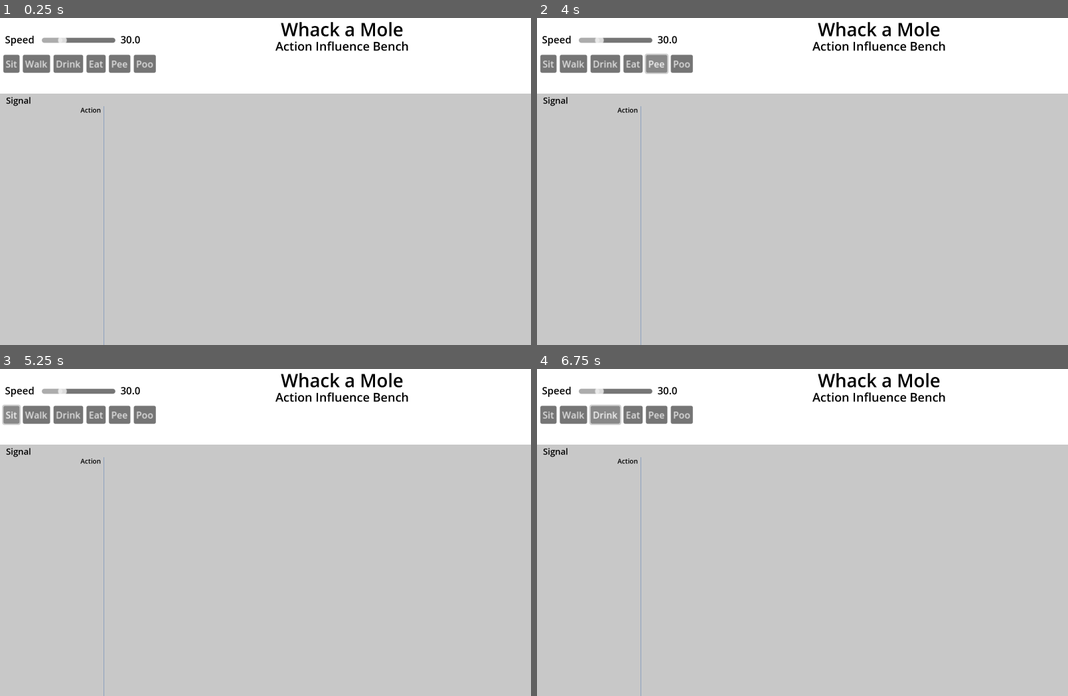
Above: before the commit, frames 1-4 (two rows, left to right).
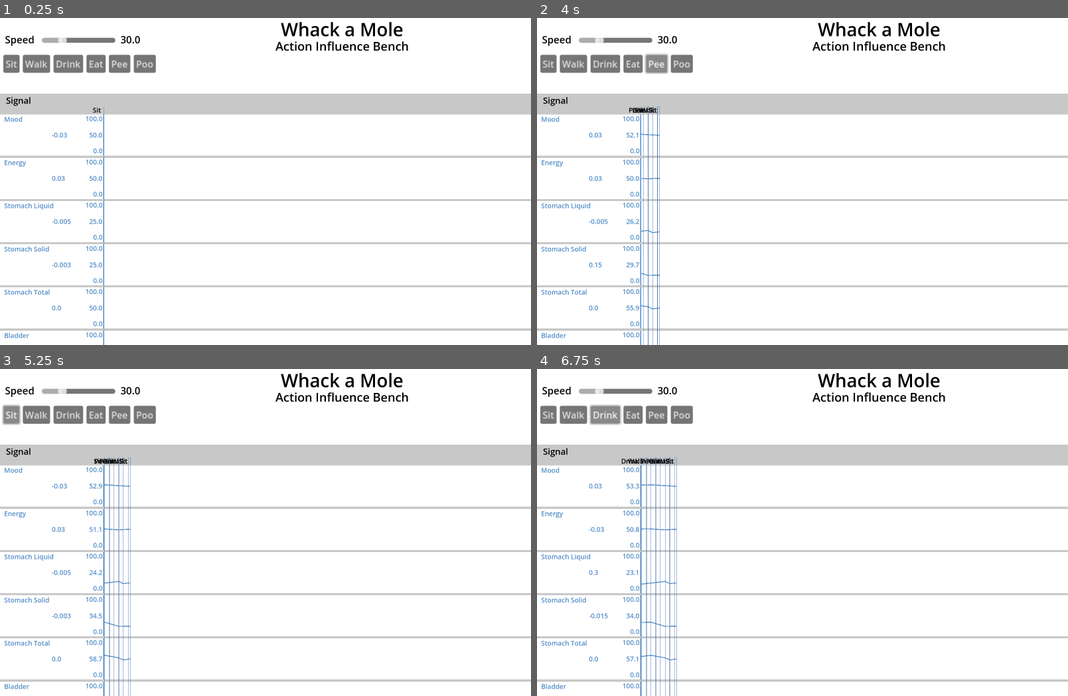
Above: after the commit, the same moments.

Repository: steampunkmind/mitw-action-influence-bench
Game: Godot game, scene res://bench.tscn
Two runs of this game, one before a commit and one after it. Both use one fixed random seed, a clock stepped at 60 frames per second and the inputs below.
Inputs:
- Up to frame 1 (0.25 s): no input
- Up to frame 2 (4 s): click "Sit" at 0.5 s; click "Walk" at 1.25 s; click "Drink" at 2 s; click "Eat" at 2.75 s; click "Pee" at 3.5 s
- Up to frame 3 (5.25 s): click "Poo" at 4.25 s; click "Sit" at 5 s
- Up to frame 4 (6.75 s): click "Walk" at 5.75 s; click "Drink" at 6.5 s

The runs differ from the first frame. In frame 1, 68% of the frame differs, in the area x 0-100%, y 27-100%; in frame 2, 68%; in frame 3, 68%; in frame 4, 68%, in the area x 0-100%, y 26-100%.
Error before the commit: Parse Error: There is already a variable named "result" declared in this scope. (res://signal_graph.gd:86)

Commit message:
Removes extra variable.

Diff:
--- a/signal_graph.gd
+++ b/signal_graph.gd
@@ -82,7 +82,6 @@
 # should be calculated by the SignalGraph
 # SignalGraphRows should be blind to other rows.
 func calc_signal_formulas(source_row: SignalGraphRow, formulas: Dictionary) -> float:
-	var result = 0.0
 	var result = source_row.get_signal_value()
 	for key: String in formulas.keys():
 		#This should be done with a base class and a subclass for each formula type
